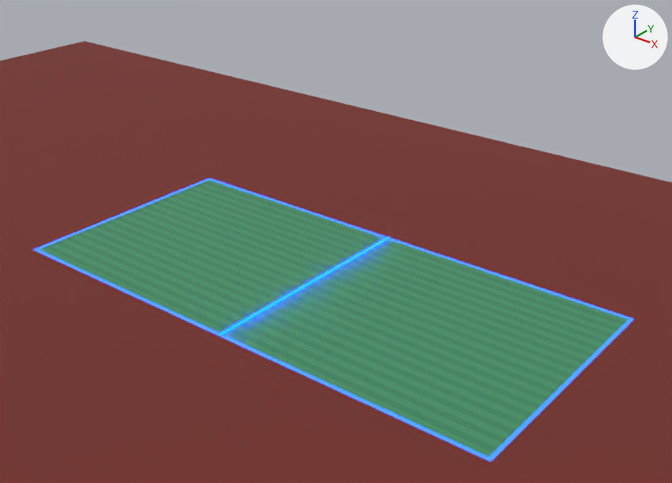
The Blender file Blender/Tenniscourt.blend, before and after one commit.
One viewpoint serves both versions: a 50 mm camera at (75.0, -88.5, 62.4) aimed at (4.7, -0.6, 8.0). Lighting does not change. The marker at upper right points along +X, +Y and +Z.

Objects in the first picture: 'Courtarea', 'Ground', 'Line'.
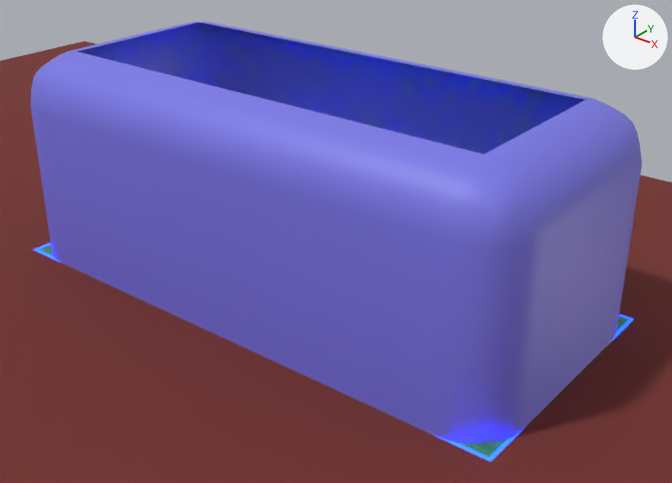
Edits to the bpy script that builds the scene:
```text
Add mat_border:
    mat_border = principled_material('Border')
    mat_border.base_color = (0.194, 0.188, 0.8)  # blue #7a78e7
Add me_plane_004_1:
    me_plane_004_1.from_pydata(...)  # 72 vertices, 57 faces; spans x -39.5..0.0, y -18.5..0.0, z 0.0..30.0
    me_plane_004_1.polygons.foreach_set('use_smooth', [True] * 57)
    me_plane_004_1.materials.append(mat_border)  # its picture is missing
Add ob_border:
    ob_border = bpy.data.objects.new('Border', me_plane_004_1)
    ob_border.location = (0.0, 0.0, 0.0)
    _m = ob_border.modifiers.new('Mirror', 'MIRROR')
    _m.use_axis = (True, True, False)
    _m.use_clip = True
```

Location of each change, (x1, y1, x2, y2) in pixels of the pictures (672 x 483 px):
'Border', added (blue): after (30, 22, 642, 444)
'Courtarea', unchanged, covered by the edit: before (38, 179, 629, 457); after (38, 244, 629, 457)
'Line', unchanged, covered by the edit: before (33, 178, 634, 462); after (33, 243, 634, 462)
